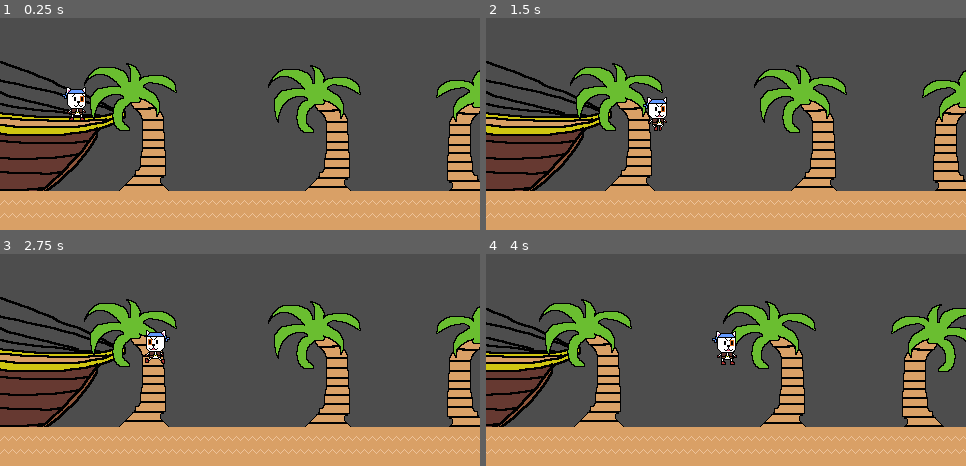
Above: before the commit, frames 1-4 (two rows, left to right).
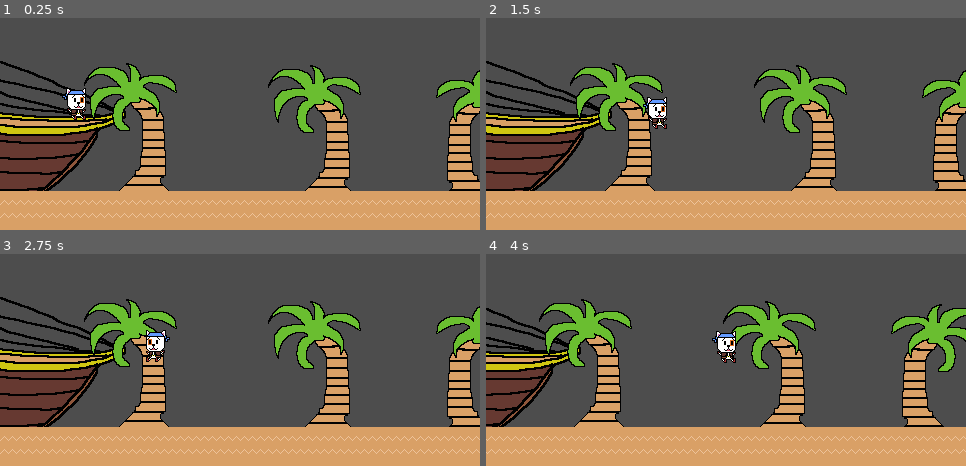
Above: after the commit, the same moments.

Repository: HeyNeek/CaptainCatsAdventure
Game: Godot game, scene res://scenes/basic_island_level_1.tscn
The game is run twice, just before and just after one commit, with the same random seed, the same clock (stepped at 60 frames per second) and the same inputs. This scene is started directly instead of the project's main scene.
Inputs:
- Up to frame 1 (0.25 s): no input
- Up to frame 2 (1.5 s): hold D (move_cat_right) from 0.53 s (still down); tap Space (cat_jump) at 0.6, 0.77, 1.07 s; tap N (no_action) at 1.35 s
- Up to frame 3 (2.75 s): tap Space (cat_jump) at 1.52, 1.55, 1.82, 2.1 s; release D (move_cat_right) at 2.03 s; hold A (move_cat_left) from 2.03 s (still down)
- Up to frame 4 (4 s): release A (move_cat_left) at 2.78 s; hold D (move_cat_right) from 2.78 s (still down); tap N (no_action) at 2.85 s; tap Space (cat_jump) at 3.02, 3.05, 3.32, 3.6, 3.77 s

The runs differ from the first frame. In frame 1, 0.3% of the frame differs, in the area x 12-18%, y 32-49%; in frame 2, less than 0.1%; in frame 3, 0.1%; in frame 4, 0.1%.

Commit message:
added more animations for CaptainCat

Diff:
--- a/scenes/captain_cat.tscn
+++ b/scenes/captain_cat.tscn
@@ -1,8 +1,14 @@
-[gd_scene load_steps=14 format=3 uid="uid://cm02t5caihvab"]
+[gd_scene load_steps=18 format=3 uid="uid://cm02t5caihvab"]
 
 [ext_resource type="Script" path="res://scripts/captain_cat.gd" id="1_dg0nh"]
+[ext_resource type="Texture2D" uid="uid://b74bimrmc0psq" path="res://assets/sprites/Sprite Sheets/captain_cat_falling.png" id="2_nhur7"]
 [ext_resource type="Texture2D" uid="uid://kejjbclodssf" path="res://assets/sprites/Sprite Sheets/captain_cat_idle_sheet.png" id="2_o0hxy"]
+[ext_resource type="Texture2D" uid="uid://32hnxk4l6vh6" path="res://assets/sprites/Sprite Sheets/captain_cat_jump.png" id="3_ibpgv"]
 [ext_resource type="Texture2D" uid="uid://if4iqurafh3c" path="res://assets/sprites/Sprite Sheets/captain_cat_basic_walking_sheet.png" id="3_lgv4t"]
+
+[sub_resource type="AtlasTexture" id="AtlasTexture_hlw1a"]
+atlas = ExtResource("2_nhur7")
+region = Rect2(0, 0, 64, 64)
 
 [sub_resource type="AtlasTexture" id="AtlasTexture_st66g"]
 atlas = ExtResource("2_o0hxy")
@@ -19,6 +25,10 @@
 [sub_resource type="AtlasTexture" id="AtlasTexture_3o1rr"]
 atlas = ExtResource("2_o0hxy")
 region = Rect2(192, 0, 64, 64)
+
+[sub_resource type="AtlasTexture" id="AtlasTexture_5l2gr"]
+atlas = ExtResource("3_ibpgv")
+region = Rect2(0, 0, 64, 64)
 
 [sub_resource type="AtlasTexture" id="AtlasTexture_ofuw8"]
 atlas = ExtResource("3_lgv4t")
@@ -40,6 +50,14 @@
 animations = [{
 "frames": [{
 "duration": 1.0,
+"texture": SubResource("AtlasTexture_hlw1a")
+}],
+"loop": true,
+"name": &"falling",
+"speed": 5.0
+}, {
+"frames": [{
+"duration": 1.0,
 "texture": SubResource("AtlasTexture_st66g")
 }, {
 "duration": 1.0,
@@ -54,6 +72,14 @@
 "loop": true,
 "name": &"idle",
 "speed": 3.0
+}, {
+"frames": [{
+"duration": 1.0,
+"texture": SubResource("AtlasTexture_5l2gr")
+}],
+"loop": true,
+"name": &"jump",
+"speed": 5.0
 }, {
 "frames": [{
 "duration": 1.0,
@@ -83,9 +109,8 @@
 
 [node name="AnimatedSprite2D" type="AnimatedSprite2D" parent="."]
 sprite_frames = SubResource("SpriteFrames_lrmnd")
-animation = &"running"
+animation = &"falling"
 autoplay = "idle"
-frame_progress = 0.267561
 
 [node name="CollisionShape2D" type="CollisionShape2D" parent="."]
 position = Vector2(0.5, 3.5)
--- a/scripts/captain_cat.gd
+++ b/scripts/captain_cat.gd
@@ -24,6 +24,7 @@
 		move_and_slide()
 
 func handle_movement(delta):
+	print(self.velocity.y)
 	if is_on_floor() == false:
 		self.velocity.y += GRAVITY * delta
 
@@ -47,8 +48,15 @@
 		self.velocity.x = -100
 
 func handle_animation():
-	if self.velocity.x == 0:
+	if self.velocity.y < 0:
+		captain_cat_sprite.play("jump")
+
+	if self.velocity.y > 0:
+		captain_cat_sprite.play("falling")
+
+	if self.velocity.x == 0 && is_on_floor():
 		captain_cat_sprite.play("idle")
 
 	if self.velocity.x > 0 || self.velocity.x < 0:
-		captain_cat_sprite.play("running")
+		if is_on_floor():
+			captain_cat_sprite.play("running")
Binary file added: assets/sprites/Sprite Sheets/captain_cat_falling.aseprite
Binary file added: assets/sprites/Sprite Sheets/captain_cat_falling.png
Not shown, added: assets/sprites/Sprite Sheets/captain_cat_falling.png.import
Binary file added: assets/sprites/Sprite Sheets/captain_cat_jump.png
Not shown, added: assets/sprites/Sprite Sheets/captain_cat_jump.png.import
